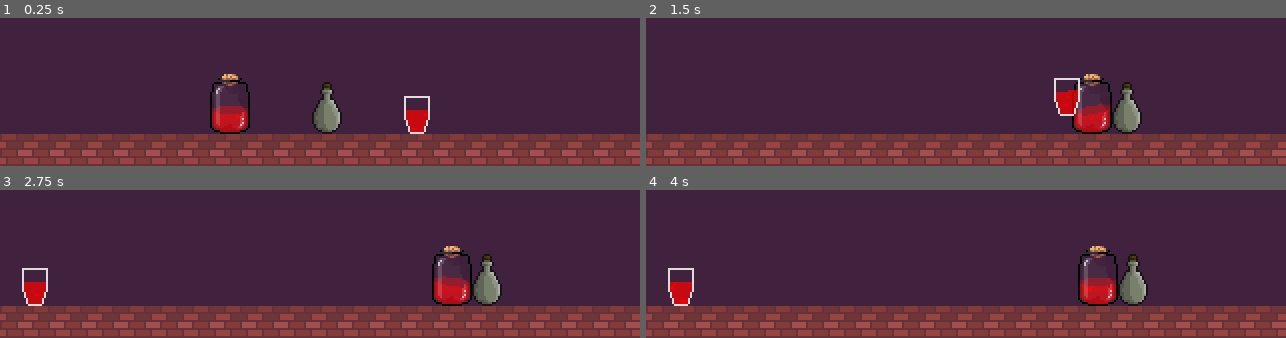
Above: before the commit, frames 1-4 (two rows, left to right).
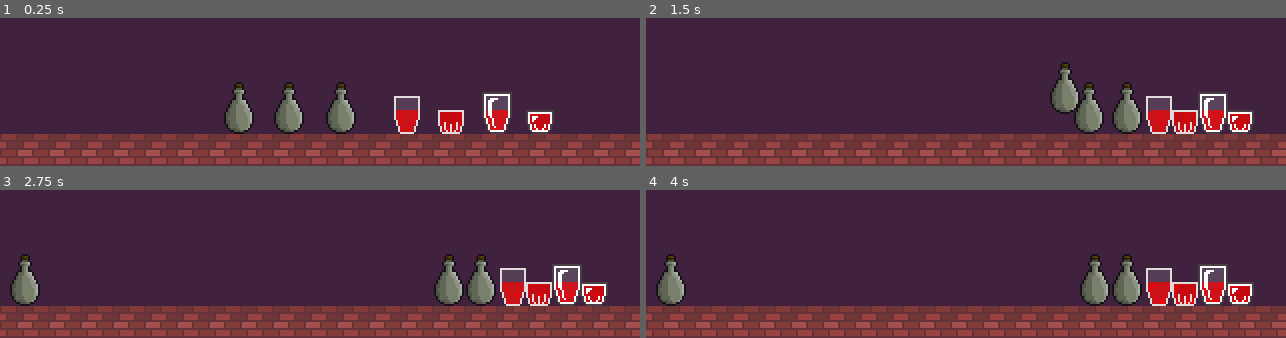
Above: after the commit, the same moments.

Repository: Dowsley/the-witching-hour
Game: Godot game, scene res://src/game.tscn
Two runs of this game, one before a commit and one after it. Both use one fixed random seed, a clock stepped at 60 frames per second and the inputs below.
Inputs (mouse positions are in pixels of both pictures, inside the frame that each line leads up to):
- Up to frame 1 (0.25 s): no input
- Up to frame 2 (1.5 s): tap Enter at 0.5 s; drag from (876, 103) to (1062, 115) at 0.52 s; drag from (1132, 115) to (934, 57) at 1.27 s
- Up to frame 3 (2.75 s): move the mouse to (486, 280) at 2.02 s; click (486, 280) at 2.17 s
- Up to frame 4 (4 s): tap Space at 2.75 s; drag from (934, 229) to (678, 287) at 2.77 s; tap Enter at 3.5 s; move the mouse to (1158, 212) at 3.52 s; click (1158, 212) at 3.67 s

The runs differ from the first frame. In frame 1, 8.2% of the frame differs, in the area x 32-87%, y 37-79%; in frame 2, 6.2%; in frame 3, 7.5%; in frame 4, 7.5%.

Commit message:
Multiple types of cup

Diff:
--- a/project.godot
+++ b/project.godot
@@ -65,3 +65,4 @@
 renderer/rendering_method="gl_compatibility"
 renderer/rendering_method.mobile="gl_compatibility"
 environment/defaults/default_environment="res://default_env.tres"
+textures/defaults/default_clear_color=Color(0.3, 0.3, 0.3, 1)
--- a/src/game.tscn
+++ b/src/game.tscn
@@ -1,9 +1,11 @@
-[gd_scene load_steps=6 format=3 uid="uid://duntd7q6i6x1y"]
+[gd_scene load_steps=8 format=3 uid="uid://duntd7q6i6x1y"]
 
-[ext_resource type="PackedScene" uid="uid://dufoyugceah2k" path="res://src/vial/vial.tscn" id="1"]
 [ext_resource type="Texture2D" uid="uid://bpd58bscflavh" path="res://assets/img/bricks_16b.png" id="2"]
 [ext_resource type="PackedScene" uid="uid://c8t88wgrdp46q" path="res://src/vial/types/bottle.tscn" id="4_6fgsh"]
+[ext_resource type="PackedScene" uid="uid://bwyqluubv5hca" path="res://src/vial/types/whisky_glass.tscn" id="4_u0sqo"]
+[ext_resource type="PackedScene" uid="uid://r4hwt85d6url" path="res://src/vial/types/fancy_cup.tscn" id="5_cvqp8"]
 [ext_resource type="PackedScene" uid="uid://bayjex68vwmdh" path="res://src/vial/types/cup.tscn" id="5_wmhxr"]
+[ext_resource type="PackedScene" uid="uid://c7dupmydh0sun" path="res://src/vial/types/fancy_whisky_glass.tscn" id="6_74dar"]
 
 [sub_resource type="RectangleShape2D" id="1"]
 size = Vector2(320, 16)
@@ -32,11 +34,23 @@
 position = Vector2(160, 8)
 shape = SubResource("1")
 
-[node name="Vial" parent="." instance=ExtResource("1")]
-position = Vector2(115, 149)
-
 [node name="Cup" parent="." instance=ExtResource("5_wmhxr")]
-position = Vector2(209, 148)
+position = Vector2(204, 148)
 
 [node name="Bottle" parent="." instance=ExtResource("4_6fgsh")]
-position = Vector2(163, 151)
+position = Vector2(170, 151)
+
+[node name="Bottle2" parent="." instance=ExtResource("4_6fgsh")]
+position = Vector2(144, 151)
+
+[node name="Bottle3" parent="." instance=ExtResource("4_6fgsh")]
+position = Vector2(119, 151)
+
+[node name="WhiskyGlass" parent="." instance=ExtResource("4_u0sqo")]
+position = Vector2(226, 148)
+
+[node name="FancyCup" parent="." instance=ExtResource("5_cvqp8")]
+position = Vector2(249, 148)
+
+[node name="FancyWhiskyGlass" parent="." instance=ExtResource("6_74dar")]
+position = Vector2(270, 148)
--- a/src/vial/types/bottle.tscn
+++ b/src/vial/types/bottle.tscn
@@ -1,10 +1,10 @@
 [gd_scene load_steps=9 format=3 uid="uid://c8t88wgrdp46q"]
 
 [ext_resource type="PackedScene" uid="uid://dufoyugceah2k" path="res://src/vial/vial.tscn" id="1_dwmoc"]
-[ext_resource type="Texture2D" uid="uid://baxbw7hv0a1e" path="res://assets/img/bottle.png" id="2_hvlmu"]
+[ext_resource type="Texture2D" uid="uid://baxbw7hv0a1e" path="res://assets/img/bottle/bottle.png" id="2_hvlmu"]
 [ext_resource type="Shader" path="res://data/shaders/liquid.gdshader" id="3_egb8h"]
 [ext_resource type="Texture2D" uid="uid://bvbhhgdeiik5f" path="res://assets/img/fill.png" id="4_k2v26"]
-[ext_resource type="Texture2D" uid="uid://7m62mrdqp3ta" path="res://assets/img/bottle_mask.png" id="5_vy7jj"]
+[ext_resource type="Texture2D" uid="uid://7m62mrdqp3ta" path="res://assets/img/bottle/bottle_mask.png" id="5_vy7jj"]
 
 [sub_resource type="ShaderMaterial" id="ShaderMaterial_53ap7"]
 resource_local_to_scene = true
--- a/src/vial/types/cup.tscn
+++ b/src/vial/types/cup.tscn
@@ -1,10 +1,11 @@
-[gd_scene load_steps=9 format=3 uid="uid://bayjex68vwmdh"]
+[gd_scene load_steps=10 format=3 uid="uid://bayjex68vwmdh"]
 
 [ext_resource type="PackedScene" uid="uid://dufoyugceah2k" path="res://src/vial/vial.tscn" id="1_id72q"]
-[ext_resource type="Texture2D" uid="uid://vfa3awhrcelw" path="res://assets/img/flat_cup.png" id="2_7jw17"]
 [ext_resource type="Shader" path="res://data/shaders/liquid.gdshader" id="2_jlhxf"]
+[ext_resource type="Texture2D" uid="uid://vfa3awhrcelw" path="res://assets/img/cup/flat_cup.png" id="2_t6wbk"]
 [ext_resource type="Texture2D" uid="uid://hlyyxjvct00c" path="res://assets/img/fill_flat.png" id="4_ipcom"]
-[ext_resource type="Texture2D" uid="uid://bpkxwo1k7xiek" path="res://assets/img/flat_cup_mask.png" id="5_gb4yw"]
+[ext_resource type="Texture2D" uid="uid://bpkxwo1k7xiek" path="res://assets/img/cup/flat_cup_mask.png" id="5_m0jex"]
+[ext_resource type="Texture2D" uid="uid://bvvf06kahft6k" path="res://assets/img/fancy_cup/fancy_cup_extra_layer.png" id="6_tgo5i"]
 
 [sub_resource type="ShaderMaterial" id="ShaderMaterial_k40qh"]
 resource_local_to_scene = true
@@ -27,18 +28,22 @@
 [node name="LiquidSpillPos" parent="." index="0"]
 position = Vector2(0, -3)
 
-[node name="Sprite2D" parent="." index="1"]
-texture = ExtResource("2_7jw17")
+[node name="FancyCupExtraLayer" type="Sprite2D" parent="." index="1"]
+modulate = Color(1, 1, 1, 0.321569)
+position = Vector2(0, 1)
+texture = ExtResource("6_tgo5i")
+
+[node name="Sprite2D" parent="." index="2"]
+texture = ExtResource("2_t6wbk")
 
 [node name="Liquid" parent="Sprite2D" index="0"]
 material = SubResource("ShaderMaterial_k40qh")
-texture = ExtResource("5_gb4yw")
+texture = ExtResource("5_m0jex")
 
-[node name="CollisionShape2D" parent="." index="2"]
+[node name="CollisionShape2D" parent="." index="3"]
 position = Vector2(-0.5, 6.5)
 shape = SubResource("RectangleShape2D_lo52q")
 
 [node name="CollisionShape2D" parent="DraggableArea" index="0"]
-visible = false
 position = Vector2(-0.5, 6.75)
 shape = SubResource("RectangleShape2D_o8odo")
--- /dev/null
+++ b/src/vial/types/fancy_cup.tscn
@@ -0,0 +1,52 @@
+[gd_scene load_steps=11 format=3 uid="uid://r4hwt85d6url"]
+
+[ext_resource type="PackedScene" uid="uid://dufoyugceah2k" path="res://src/vial/vial.tscn" id="1_51mau"]
+[ext_resource type="Texture2D" uid="uid://bk58b4h5bvlgm" path="res://assets/img/fancy_cup/fancy_cup_base.png" id="2_etus0"]
+[ext_resource type="Shader" path="res://data/shaders/liquid.gdshader" id="2_xfok2"]
+[ext_resource type="Texture2D" uid="uid://hlyyxjvct00c" path="res://assets/img/fill_flat.png" id="4_j6r2d"]
+[ext_resource type="Texture2D" uid="uid://dwclkj1fvahem" path="res://assets/img/fancy_cup/fancy_cup_mask.png" id="5_2qpgm"]
+[ext_resource type="Texture2D" uid="uid://bvvf06kahft6k" path="res://assets/img/fancy_cup/fancy_cup_extra_layer.png" id="6_syvg2"]
+[ext_resource type="Texture2D" uid="uid://cavc0ckb51axn" path="res://assets/img/fancy_cup/lineart.png" id="7_vf2hb"]
+
+[sub_resource type="ShaderMaterial" id="ShaderMaterial_3y08p"]
+resource_local_to_scene = true
+shader = ExtResource("2_xfok2")
+shader_parameter/Color = Color(1, 0, 0, 1)
+shader_parameter/SurfaceRotation = null
+shader_parameter/Fill = 0.6
+shader_parameter/NoiseScale = 10.0
+shader_parameter/MinOpacity = 0.7
+shader_parameter/FillTexture = ExtResource("4_j6r2d")
+
+[sub_resource type="RectangleShape2D" id="RectangleShape2D_kbtdi"]
+size = Vector2(15, 21)
+
+[sub_resource type="RectangleShape2D" id="RectangleShape2D_yxx4x"]
+size = Vector2(17, 23)
+
+[node name="FancyCup" instance=ExtResource("1_51mau")]
+
+[node name="LiquidSpillPos" parent="." index="0"]
+position = Vector2(0, -4)
+
+[node name="FancyCupExtraLayer" type="Sprite2D" parent="." index="1"]
+modulate = Color(1, 1, 1, 0.411765)
+texture = ExtResource("6_syvg2")
+
+[node name="Lineart" type="Sprite2D" parent="." index="2"]
+texture = ExtResource("7_vf2hb")
+
+[node name="Sprite2D" parent="." index="3"]
+texture = ExtResource("2_etus0")
+
+[node name="Liquid" parent="Sprite2D" index="0"]
+material = SubResource("ShaderMaterial_3y08p")
+texture = ExtResource("5_2qpgm")
+
+[node name="CollisionShape2D" parent="." index="4"]
+position = Vector2(-0.5, 5.5)
+shape = SubResource("RectangleShape2D_kbtdi")
+
+[node name="CollisionShape2D" parent="DraggableArea" index="0"]
+position = Vector2(-0.5, 5.5)
+shape = SubResource("RectangleShape2D_yxx4x")
--- /dev/null
+++ b/src/vial/types/fancy_whisky_glass.tscn
@@ -0,0 +1,47 @@
+[gd_scene load_steps=10 format=3 uid="uid://c7dupmydh0sun"]
+
+[ext_resource type="PackedScene" uid="uid://dufoyugceah2k" path="res://src/vial/vial.tscn" id="1_8pf84"]
+[ext_resource type="Texture2D" uid="uid://d2gsdjq5qlqd1" path="res://assets/img/fancy_whisky_glass/fancy_whisky_glass_base.png" id="2_poxhj"]
+[ext_resource type="Shader" path="res://data/shaders/liquid.gdshader" id="2_yxh4e"]
+[ext_resource type="Texture2D" uid="uid://hlyyxjvct00c" path="res://assets/img/fill_flat.png" id="4_j32gd"]
+[ext_resource type="Texture2D" uid="uid://dpt6vamkrwb7y" path="res://assets/img/fancy_whisky_glass/fancy_whisky_glass_mask.png" id="5_ut0jm"]
+[ext_resource type="Texture2D" uid="uid://q1wt2hggprxt" path="res://assets/img/fancy_whisky_glass/fancy_whisky_glass_lineart.png" id="6_b2op6"]
+
+[sub_resource type="ShaderMaterial" id="ShaderMaterial_lg8rn"]
+resource_local_to_scene = true
+shader = ExtResource("2_yxh4e")
+shader_parameter/Color = Color(1, 0, 0, 1)
+shader_parameter/SurfaceRotation = null
+shader_parameter/Fill = 0.6
+shader_parameter/NoiseScale = 10.0
+shader_parameter/MinOpacity = 0.7
+shader_parameter/FillTexture = ExtResource("4_j32gd")
+
+[sub_resource type="RectangleShape2D" id="RectangleShape2D_8y4mm"]
+size = Vector2(14, 12)
+
+[sub_resource type="RectangleShape2D" id="RectangleShape2D_7a7s0"]
+size = Vector2(16, 14)
+
+[node name="FancyWhiskyGlass" instance=ExtResource("1_8pf84")]
+
+[node name="LiquidSpillPos" parent="." index="0"]
+position = Vector2(0, 4)
+
+[node name="Sprite2D" parent="." index="1"]
+texture = ExtResource("2_poxhj")
+
+[node name="Liquid" parent="Sprite2D" index="0"]
+material = SubResource("ShaderMaterial_lg8rn")
+texture = ExtResource("5_ut0jm")
+
+[node name="FancyWhiskyGlassLineart" type="Sprite2D" parent="." index="2"]
+texture = ExtResource("6_b2op6")
+
+[node name="CollisionShape2D" parent="." index="3"]
+position = Vector2(0, 10)
+shape = SubResource("RectangleShape2D_8y4mm")
+
+[node name="CollisionShape2D" parent="DraggableArea" index="0"]
+position = Vector2(0, 10)
+shape = SubResource("RectangleShape2D_7a7s0")
--- /dev/null
+++ b/src/vial/types/whisky_glass.tscn
@@ -0,0 +1,43 @@
+[gd_scene load_steps=9 format=3 uid="uid://bwyqluubv5hca"]
+
+[ext_resource type="PackedScene" uid="uid://dufoyugceah2k" path="res://src/vial/vial.tscn" id="1_85rhu"]
+[ext_resource type="Texture2D" uid="uid://0xymqdwyhnnf" path="res://assets/img/whisky_glass/whisky_glass.png" id="2_7b4f1"]
+[ext_resource type="Shader" path="res://data/shaders/liquid.gdshader" id="2_jjw7m"]
+[ext_resource type="Texture2D" uid="uid://hlyyxjvct00c" path="res://assets/img/fill_flat.png" id="4_cvdl2"]
+[ext_resource type="Texture2D" uid="uid://b3mx7duc02d0" path="res://assets/img/whisky_glass/whisky_glass_mask.png" id="5_m3y6l"]
+
+[sub_resource type="ShaderMaterial" id="ShaderMaterial_5t7i4"]
+resource_local_to_scene = true
+shader = ExtResource("2_jjw7m")
+shader_parameter/Color = Color(1, 0, 0, 1)
+shader_parameter/SurfaceRotation = null
+shader_parameter/Fill = 0.6
+shader_parameter/NoiseScale = 10.0
+shader_parameter/MinOpacity = 0.7
+shader_parameter/FillTexture = ExtResource("4_cvdl2")
+
+[sub_resource type="RectangleShape2D" id="RectangleShape2D_i0csc"]
+size = Vector2(13, 12)
+
+[sub_resource type="RectangleShape2D" id="RectangleShape2D_33crg"]
+size = Vector2(15, 14)
+
+[node name="WhiskyGlass" instance=ExtResource("1_85rhu")]
+
+[node name="LiquidSpillPos" parent="." index="0"]
+position = Vector2(0, 4)
+
+[node name="Sprite2D" parent="." index="1"]
+texture = ExtResource("2_7b4f1")
+
+[node name="Liquid" parent="Sprite2D" index="0"]
+material = SubResource("ShaderMaterial_5t7i4")
+texture = ExtResource("5_m3y6l")
+
+[node name="CollisionShape2D" parent="." index="2"]
+position = Vector2(-0.5, 10)
+shape = SubResource("RectangleShape2D_i0csc")
+
+[node name="CollisionShape2D" parent="DraggableArea" index="0"]
+position = Vector2(-0.5, 10)
+shape = SubResource("RectangleShape2D_33crg")
Renamed: assets/img/bottle.png -> assets/img/bottle/bottle.png
Not shown, added: assets/img/bottle/bottle.png.import
Renamed: assets/img/bottle_mask.png -> assets/img/bottle/bottle_mask.png
Not shown, added: assets/img/bottle/bottle_mask.png.import
Renamed: assets/img/flat_cup.png -> assets/img/cup/flat_cup.png
Not shown, changed: assets/img/cup/flat_cup.png.import
Renamed: assets/img/flat_cup_mask.png -> assets/img/cup/flat_cup_mask.png
Not shown, added: assets/img/cup/flat_cup_mask.png.import
Binary file added: assets/img/fancy_cup/fancy_cup_base.png
Not shown, added: assets/img/fancy_cup/fancy_cup_base.png.import
Binary file added: assets/img/fancy_cup/fancy_cup_extra_layer.png
Not shown, changed: assets/img/fancy_cup/fancy_cup_extra_layer.png.import
(and 16 more such lines)
